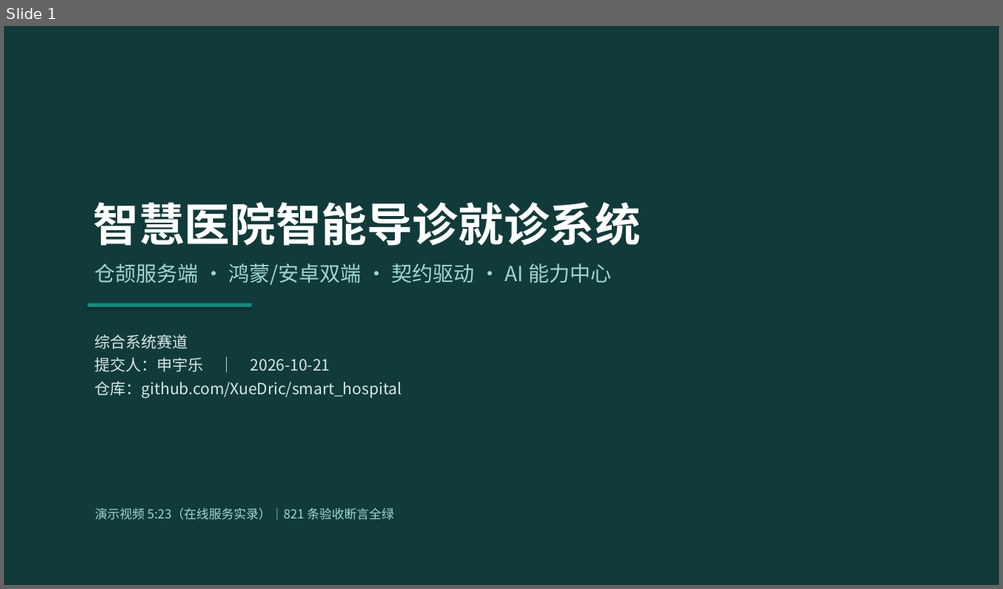
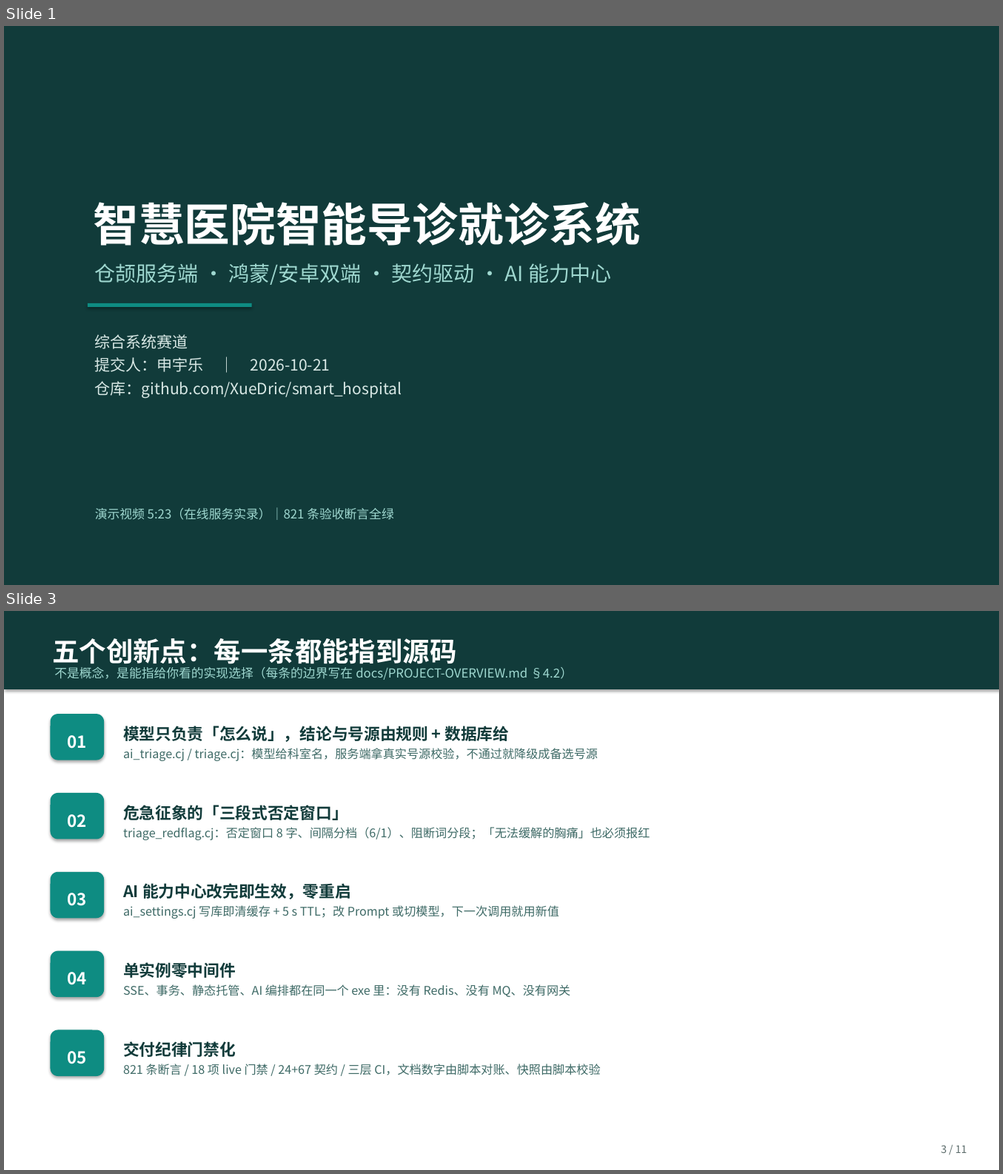
Before and after one commit to XueDric/smart_hospital, a slide deck: docs/答辩演示-2026-10-21.pptx. Shown one above the other, each under a label of ours: slide 1 before the commit, slides 1 and 3 after it; the slides between them are not shown. The pictures are 1003x589 and 1003x1174 pixels, drawn with LibreOffice and Linux fonts; fonts in the diff are those of the drawing. Boxes give left, top, right and bottom in pixels: in the first picture for what was removed or moved away, otherwise in the second. Text is boxed around its words. In the diff, an @@ line names an element or a change of style, - is before the commit and + after.

Commit message:
docs(ppt): 答辩演示新增「五个创新点」一页，讲稿按 11 页重排
- 第 3 页：模型只负责措辞 / 三段式否定窗口 / AI 配置零重启 / 单实例零中间件 / 交付纪律门禁化
  每一条都带源码位置与一句证据，页脚 3/11
- 11 页讲稿备注重排到 5:00（封面 15 s、交付 20 s、创新点 35 s、架构 25 s、患者闭环 35 s、
  AI 35 s、医生端 25 s、管理端 25 s、工程质量 30 s、合规 30 s、能做/不能做 25 s）
- 备注尾注由「与答辩材料同源」改为指向 docs/验收实跑-2026-10-21.md
- 文档里的 10 页 → 11 页（README、CHANGELOG、docs/README、交付快照）

```diff
--- a/docs/答辩演示-2026-10-21.pptx
+++ b/docs/答辩演示-2026-10-21.pptx
@@ slide 3 added at bbox=[4, 611, 999, 1170], background #FFFFFF @@
@@ rectangle added at bbox=[4, 611, 999, 689], fill #113B3A @@
@@ text added at bbox=[52, 638, 456, 669], 26 pt, text #FFFFFF, bold @@
+五个创新点：每一条都能指到源码
@@ text added at bbox=[54, 667, 572, 680], 12 pt, text #9FD8D0 @@
+不是概念，是能指给你看的实现选择（每条的边界写在 docs/PROJECT-OVERVIEW.md §4.2）
@@ rounded rectangle added at bbox=[51, 714, 104, 760], fill #0E8C82 @@
@@ text added at bbox=[68, 735, 87, 749], 16 pt, text #FFFFFF, bold @@
+01
@@ text added at bbox=[123, 726, 509, 742], 15.5 pt, text #113B3A, bold @@
+模型只负责「怎么说」，结论与号源由规则 + 数据库给
@@ text added at bbox=[123, 748, 597, 761], 11.5 pt, text #3E6A66 @@
+ai_triage.cj / triage.cj：模型给科室名，服务端拿真实号源校验，不通过就降级成备选号源
@@ rounded rectangle added at bbox=[51, 793, 104, 840], fill #0E8C82 @@
@@ text added at bbox=[123, 805, 348, 820], 15.5 pt, text #113B3A, bold @@
+危急征象的「三段式否定窗口」
@@ text added at bbox=[68, 815, 87, 828], 16 pt, text #FFFFFF, bold @@
+02
@@ text added at bbox=[123, 827, 650, 840], 11.5 pt, text #3E6A66 @@
+triage_redflag.cj：否定窗口 8 字、间隔分档（6/1）、阻断词分段；「无法缓解的胸痛」也必须报红
@@ rounded rectangle added at bbox=[51, 872, 104, 918], fill #0E8C82 @@
@@ text added at bbox=[68, 893, 87, 906], 16 pt, text #FFFFFF, bold @@
+03
@@ text added at bbox=[123, 883, 351, 900], 15.5 pt, text #113B3A, bold @@
+AI 能力中心改完即生效，零重启
@@ text added at bbox=[123, 906, 559, 919], 11.5 pt, text #3E6A66 @@
+ai_settings.cj 写库即清缓存 + 5 s TTL；改 Prompt 或切模型，下一次调用就用新值
@@ rounded rectangle added at bbox=[51, 951, 104, 997], fill #0E8C82 @@
@@ text added at bbox=[123, 963, 236, 978], 15.5 pt, text #113B3A, bold @@
+单实例零中间件
@@ text added at bbox=[68, 972, 87, 985], 16 pt, text #FFFFFF, bold @@
+04
@@ text added at bbox=[123, 985, 571, 997], 11.5 pt, text #3E6A66 @@
+SSE、事务、静态托管、AI 编排都在同一个 exe 里：没有 Redis、没有 MQ、没有网关
@@ rounded rectangle added at bbox=[51, 1031, 104, 1076], fill #0E8C82 @@
@@ text added at bbox=[68, 1051, 87, 1065], 16 pt, text #FFFFFF, bold @@
+05
@@ text added at bbox=[123, 1042, 236, 1057], 15.5 pt, text #113B3A, bold @@
+交付纪律门禁化
@@ text added at bbox=[123, 1064, 600, 1076], 11.5 pt, text #3E6A66 @@
+821 条断言 / 18 项 live 门禁 / 24+67 契约 / 三层 CI，文档数字由脚本对账、快照由脚本校验
@@ text added at bbox=[941, 1145, 967, 1153], 10 pt, text #5B6B6A @@
+3 / 11
```
Also in this commit, not shown: 9 slides changed, 4 other files.
